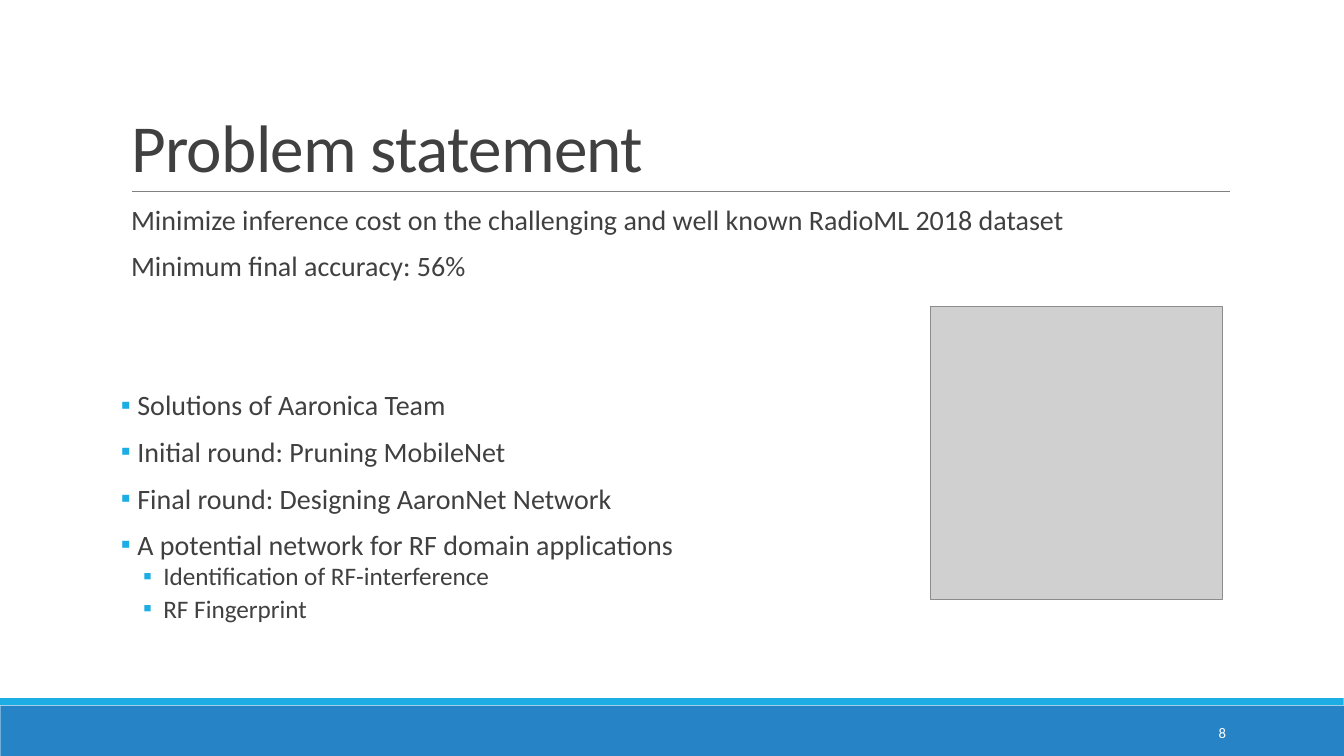
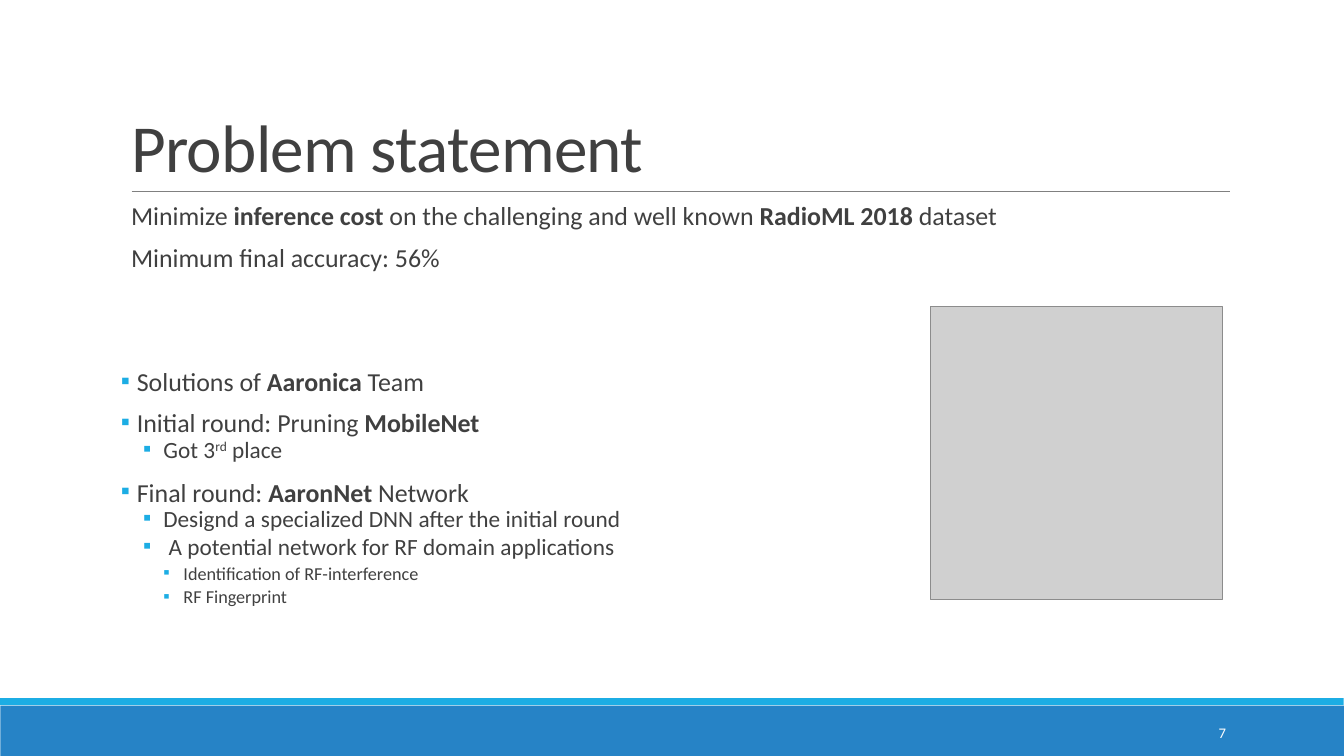
Before and after one commit to ITU-AI-ML-in-5G-Challenge/ITU-ML5G-PS-007-Aaronica, a slide deck: slide 7 of Presentation/GrandFinale.pptx (slide 8 before the commit). Drawn at 1344x756 pixels with LibreOffice and Linux fonts; fonts in the diff are those of the drawing; grey boxes stand for pictures. Boxes give left, top, right and bottom in pixels: in the first picture for what was removed or moved away, otherwise in the second. Text is boxed around its words. In the diff, an @@ line names an element or a change of style, - is before the commit and + after.

```diff
--- a/Presentation/GrandFinale.pptx
+++ b/Presentation/GrandFinale.pptx
@@ text at [131, 207, 997, 606]: size 20 to 18.5 pt in "Minimize inference cost on the challenging and ...", "Minimum final accuracy: 56%", "Solutions of Aaronica Team", "Initial round: Pruning MobileNet"; bold on in "inference cost RadioML 2018", "Aaronica", "MobileNet"; size 20 to 16.6 pt in "A potential network for RF domain applications"; size 18 to 12.9 pt in "Identification of RF-interference", "RF Fingerprint"; line spacing 0.8 to 0.7; list level 1 to 2 in "A potential network for RF ..."; list level 2 to 3 in "Identification of RF-interference"; list level 2 to 3 in "RF Fingerprint" @@
@@ text at [137, 442, 620, 531]: text changed; size 20 to 16.6 pt @@
-▪ Final round: Designing AaronNet Network
+  ▪ Got 3rd place
+▪ Final round: AaronNet Network
+  ▪ Designd a specialized DNN after the initial round
@@ page number at [1219, 728, 1226, 738]: text changed @@
-8
+7
```
Also in this commit, not shown: 8 other slides changed, 2 slides added, 1 other file.
